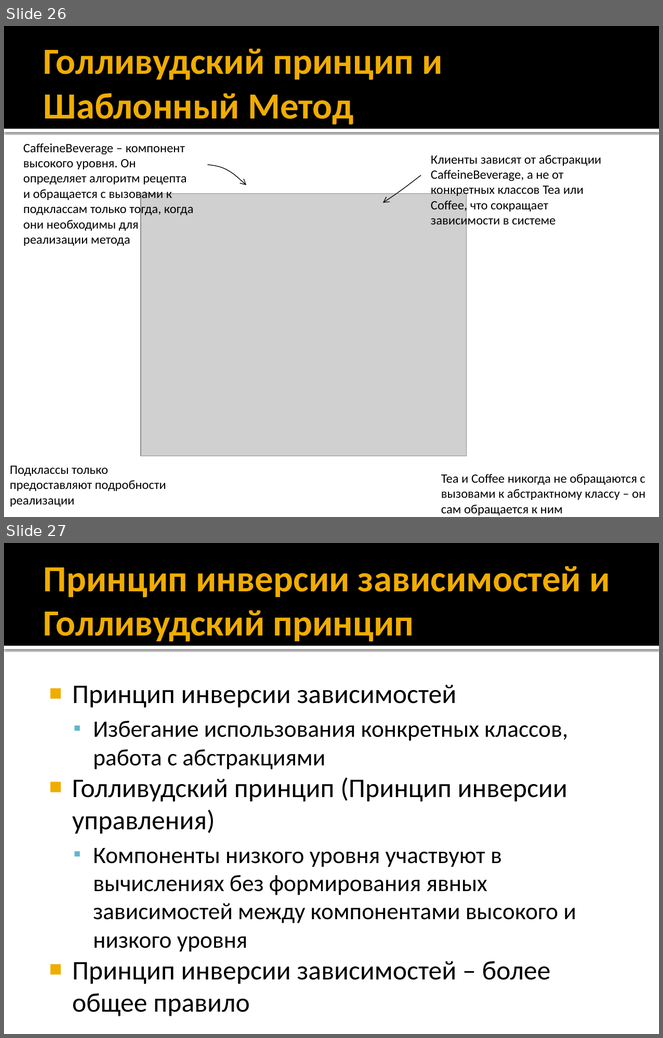
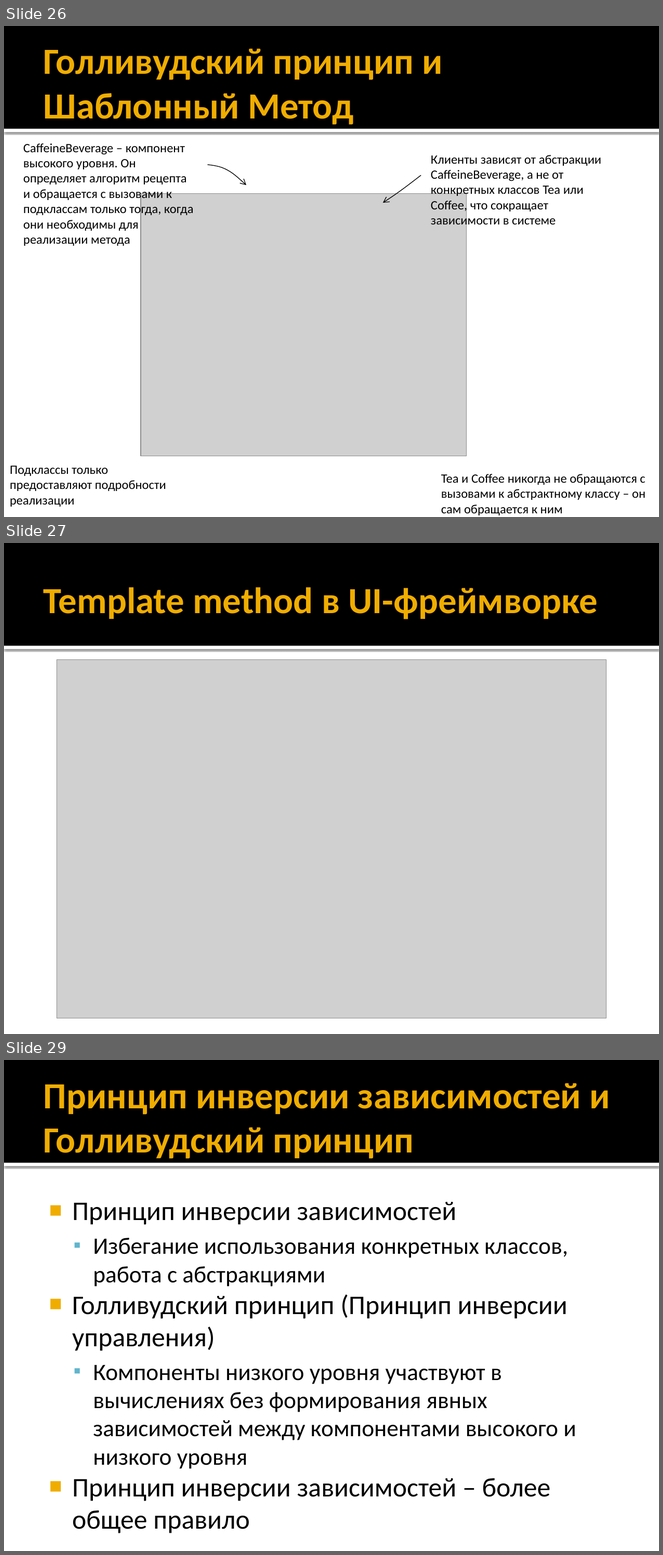
Before and after one commit to alexey-malov/ood, a slide deck: lectures/08.template-method/template-method.pptx. Shown one above the other, each under a label of ours: slides 26 and 27 before the commit, slides 26, 27 and 29 after it; the slides between them are not shown. The pictures are 663x1038 and 663x1555 pixels, drawn with LibreOffice and Linux fonts; fonts in the diff are those of the drawing; grey boxes stand for pictures. Boxes give left, top, right and bottom in pixels: in the first picture for what was removed or moved away, otherwise in the second. Text is boxed around its words. In the diff, an @@ line names an element or a change of style, - is before the commit and + after.

```diff
--- a/lectures/08.template-method/template-method.pptx
+++ b/lectures/08.template-method/template-method.pptx
@@ slide 27 added at (4, 543, 659, 1034), background #FFFFFF; not listed: 2 template elements that a slide beside it also shows @@
@@ title added at (44, 587, 598, 619), 40.5 pt, text #F0AD00, bold @@
+Template method в UI-фреймворке
@@ picture added at (57, 659, 607, 1019) @@
@@ what was slide 27 is now slide 29 @@
```
Also in this commit, not shown: 1 other slide added, 1 other file.
